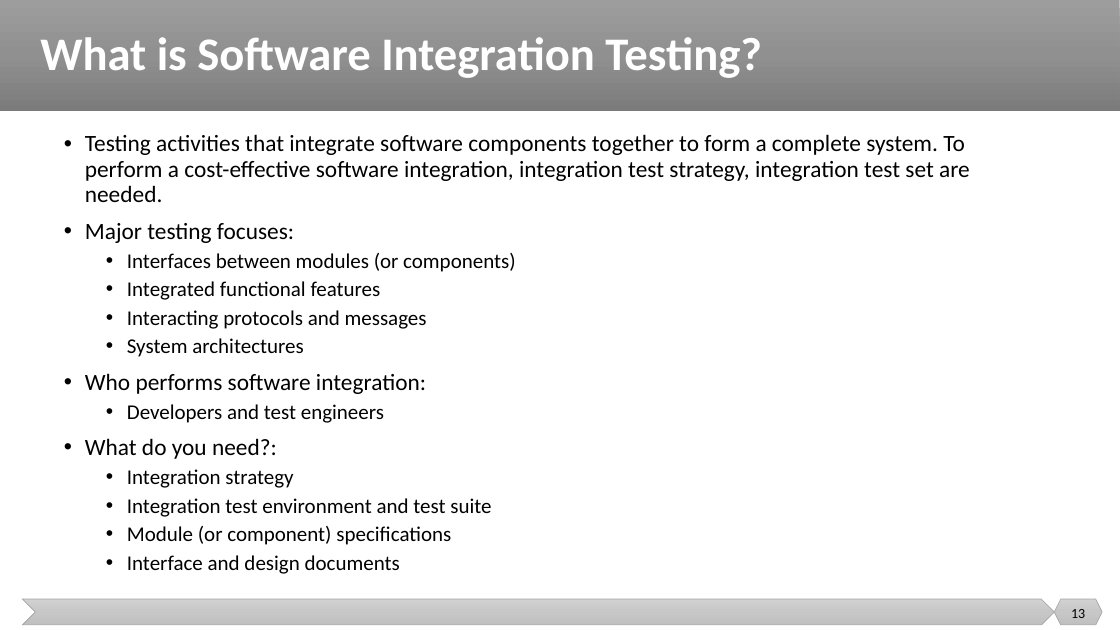
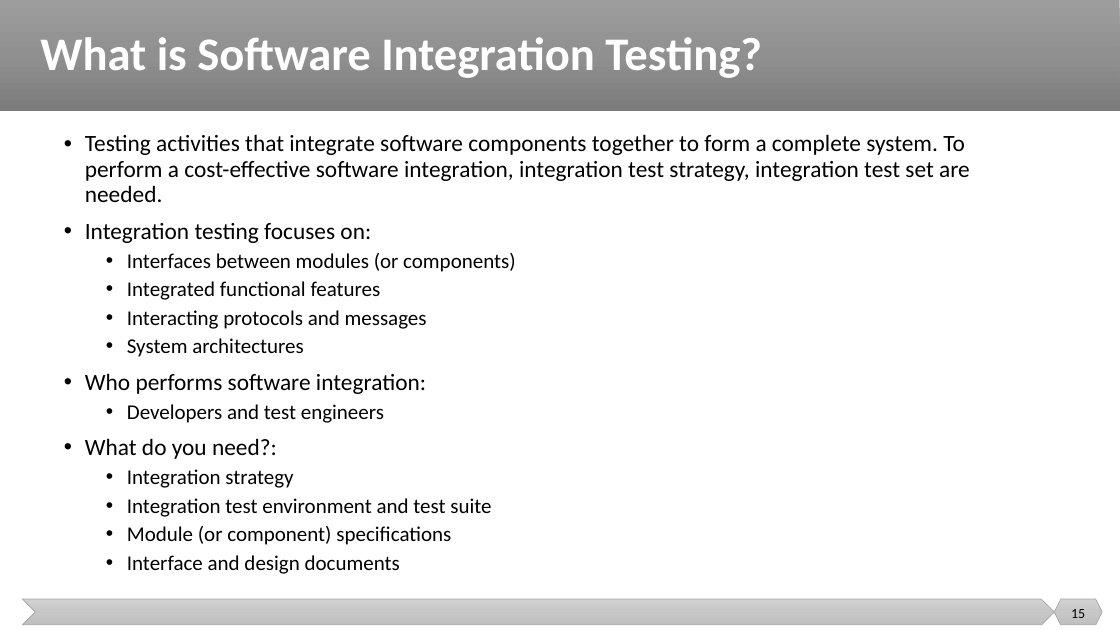
Before and after one commit to malenezi/malenezi, a slide deck: slide 15 of new_SE401/Lectures/8-Integration, System and Regression Testing/Integration Testing.pptx (slide 13 before the commit). Drawn at 1120x630 pixels with LibreOffice and Linux fonts; fonts in the diff are those of the drawing. Boxes give left, top, right and bottom in pixels: in the first picture for what was removed or moved away, otherwise in the second. Text is boxed around its words. In the diff, an @@ line names an element or a change of style, - is before the commit and + after.

Commit message:
mnm

```diff
--- a/new_SE401/Lectures/8-Integration, System and Regression Testing/Integration Testing.pptx
+++ b/new_SE401/Lectures/8-Integration, System and Regression Testing/Integration Testing.pptx
@@ text at [85,223,371,243]: text changed @@
-• Major testing focuses:
+• Integration testing focuses on:
@@ page number at [1071,609,1085,618]: text changed @@
-13
+15
```
Also in this commit, not shown: 2 other slides changed.
